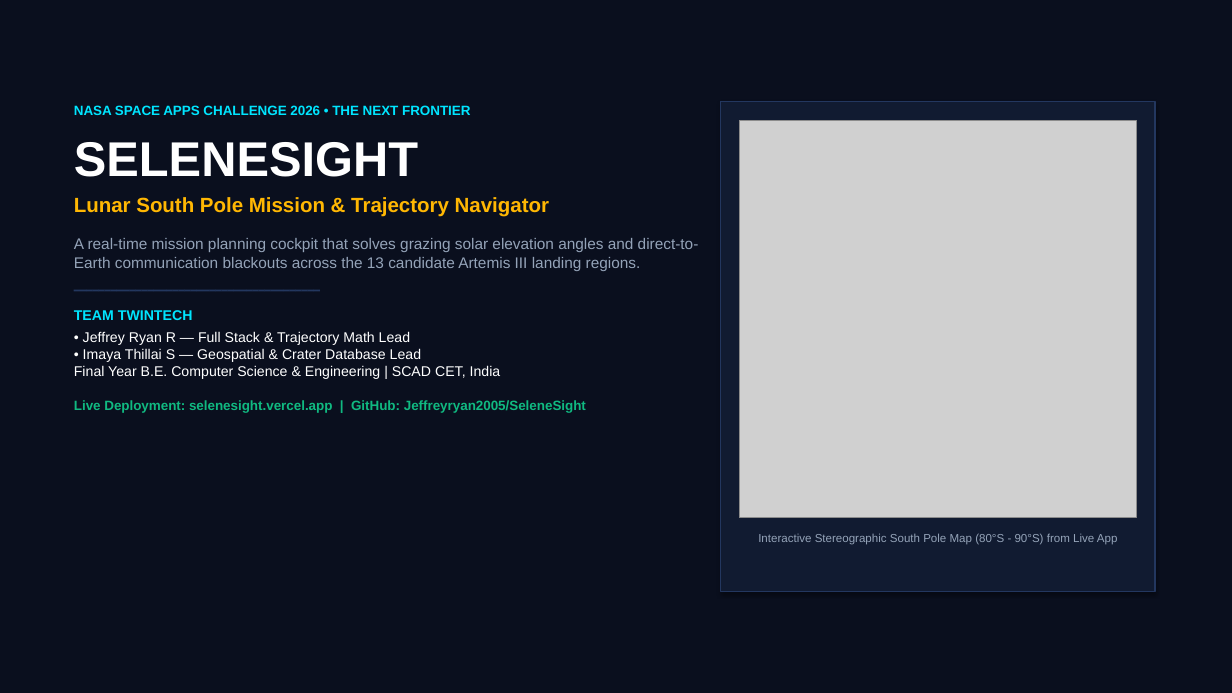
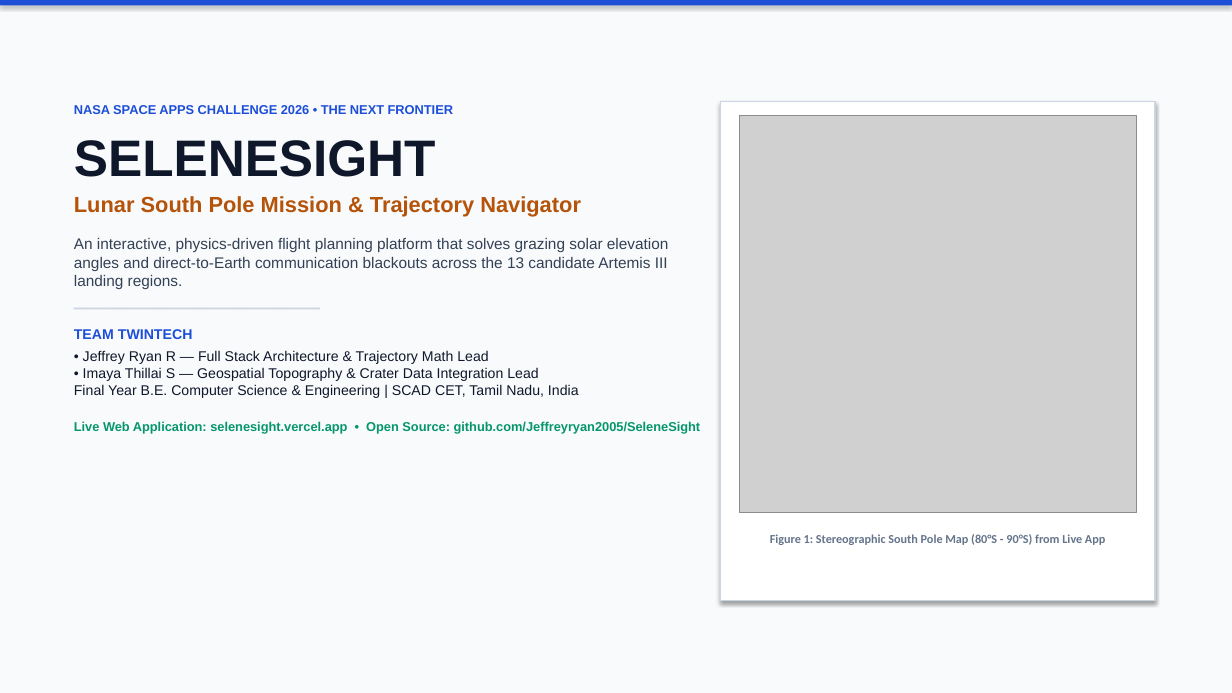
Before and after one commit to Jeffreyryan2005/SeleneSight, a slide deck: slide 1 of SeleneSight_NASA_Space_Apps_Submission.pptx. Drawn at 1232x693 pixels with LibreOffice and Linux fonts; fonts in the diff are those of the drawing; grey boxes stand for pictures. Boxes give left, top, right and bottom in pixels: in the first picture for what was removed or moved away, otherwise in the second. Text is boxed around its words. In the diff, an @@ line names an element or a change of style, - is before the commit and + after.

```diff
--- a/SeleneSight_NASA_Space_Apps_Submission.pptx
+++ b/SeleneSight_NASA_Space_Apps_Submission.pptx
@@ rectangle at [0,0,1232,693]: fill #0A0F1E to #F8FAFC @@
@@ rectangle added at [0,0,1232,6], fill #1D4ED8 @@
@@ text at [74,105,581,339]: size 10.5 to 10 pt in "NASA SPACE APPS CHALLENGE 2026 • THE ..."; text colour #00E5FF to #1D4ED8 in "NASA SPACE APPS CHALLENGE 2026 • THE ...", "TEAM TWINTECH"; size 38 to 40 pt, text colour #FFFFFF to #0F172A in "SELENESIGHT"; size 16 to 17 pt, text colour #FFB703 to #B45309 in "Lunar South Pole Mission & Trajectory Navigator"; text colour #23375F to #CBD5E1 in "━━━━━━━━━━━━━━━━━━━━━━━━━━━━━━━━━━━━━━━━"; less space between paragraphs @@
@@ rectangle: place and size @@
-rectangle at [721,102,1155,592]
+rectangle at [721,102,1155,601]
@@ rectangle at [721,102,1155,601]: fill #111B31 to #FFFFFF; outline #23375F 1 pt to #CBD5E1 1.2 pt @@
@@ picture: place and size @@
-picture at [739,120,1137,518]
+picture at [739,116,1137,513]
@@ text at [74,238,669,289]: text changed; text colour #94A3B8 to #334155 @@
-A real-time mission planning cockpit that solves grazing solar elevation angles and direct-to-Earth communication blackouts across the 13 candidate Artemis III landing regions.
+An interactive, physics-driven flight planning platform that solves grazing solar elevation angles and direct-to-Earth communication blackouts across the 13 candidate Artemis III landing regions.
@@ text at [74,350,701,434]: text changed; text colour #FFFFFF to #0F172A @@
-• Jeffrey Ryan R — Full Stack & Trajectory Math Lead
-• Imaya Thillai S — Geospatial & Crater Database Lead
-Final Year B.E. Computer Science & Engineering | SCAD CET, India
-Live Deployment: selenesight.vercel.app | GitHub: Jeffreyryan2005/SeleneSight
+• Jeffrey Ryan R — Full Stack Architecture & Trajectory Math Lead
+• Imaya Thillai S — Geospatial Topography & Crater Data Integration Lead
+Final Year B.E. Computer Science & Engineering | SCAD CET, Tamil Nadu, India
+Live Web Application: selenesight.vercel.app • Open Source: github.com/Jeffreyryan2005/SeleneSight
@@ text at [770,534,1105,545]: text changed; size 9 to 9.5 pt; font Arial to Calibri; text colour #94A3B8 to #64748B; bold on @@
-Interactive Stereographic South Pole Map (80°S - 90°S) from Live App
+Figure 1: Stereographic South Pole Map (80°S - 90°S) from Live App
```
Also in this commit, not shown: 6 other slides changed, 2 other files.
